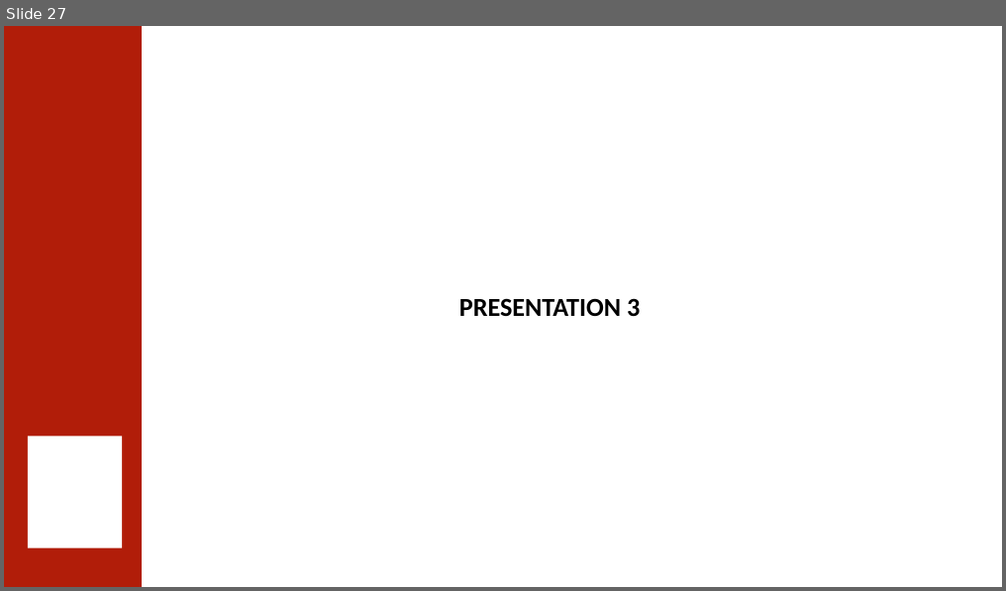
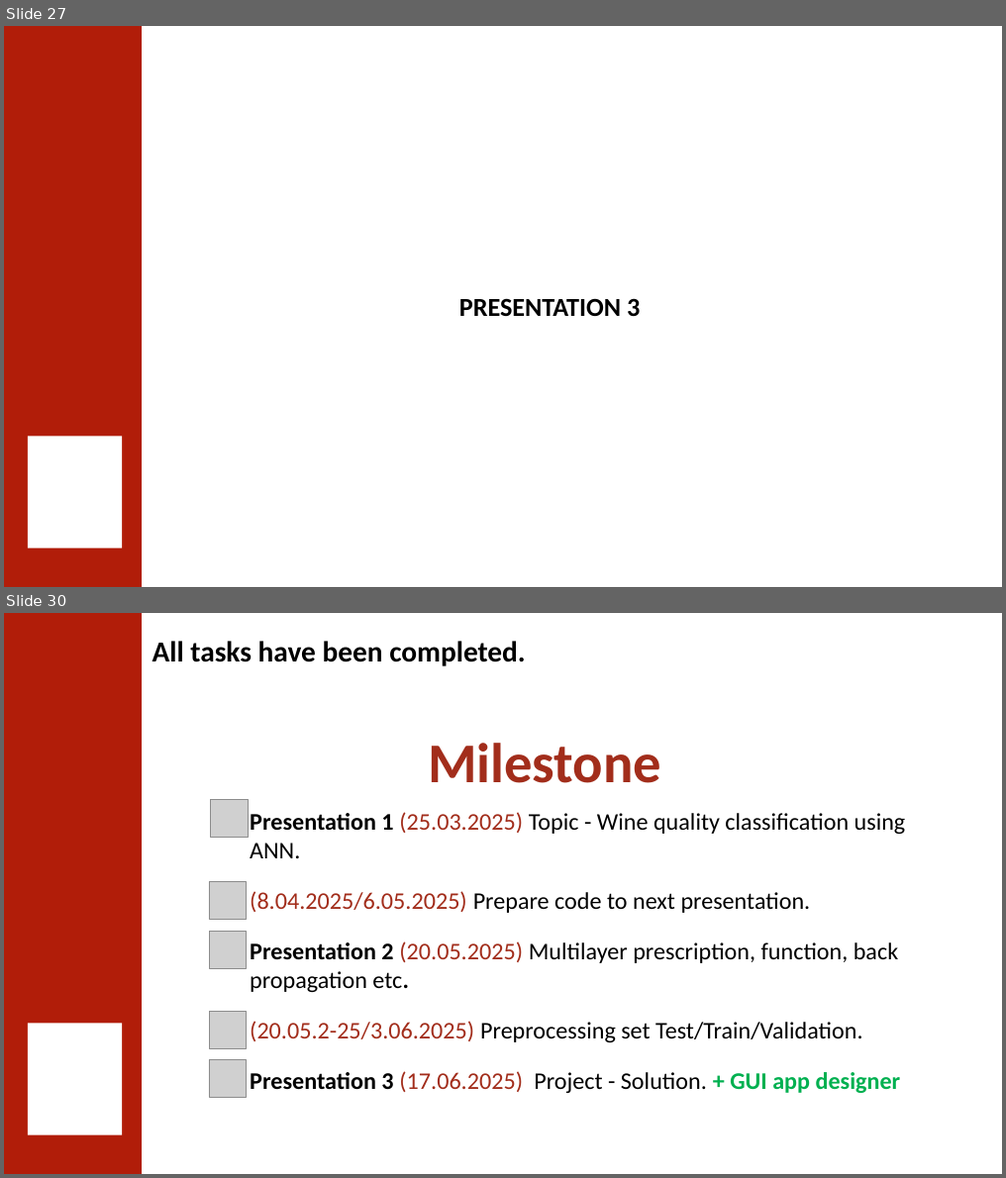
Before and after one commit to 0ZGAnetwork/WineQualityProject, a slide deck: PC-LAP/Wine quality classification using Artificial Neural Network.pptx. Shown one above the other, each under a label of ours: slide 27 before the commit, slides 27 and 30 after it; the slides between them are not shown. The pictures are 1006x591 and 1006x1178 pixels, drawn with LibreOffice and Linux fonts; fonts in the diff are those of the drawing; grey boxes stand for pictures; background and template pictures are left out. Boxes give left, top, right and bottom in pixels: in the first picture for what was removed or moved away, otherwise in the second. Text is boxed around its words. In the diff, an @@ line names an element or a change of style, - is before the commit and + after.

Commit message:
force new project

```diff
--- a/PC-LAP/Wine quality classification using Artificial Neural Network.pptx
+++ b/PC-LAP/Wine quality classification using Artificial Neural Network.pptx
@@ slide 30 added at [4, 613, 1002, 1174], background #FFFFFF; not listed: 2 template elements that a slide beside it also shows @@
@@ text added at [152, 641, 526, 666], 28 pt, text #000000, bold @@
+All tasks have been completed.
@@ text added at [428, 743, 661, 783], 54 pt, text #A22D1B, bold @@
+Milestone
@@ picture added at [211, 799, 249, 837] @@
@@ text added at [250, 812, 906, 1093], 23 pt, text #000000 @@
+• Presentation 1 (25.03.2025) Topic - Wine quality classification using ANN.
+• (8.04.2025/6.05.2025) Prepare code to next presentation.
+• Presentation 2 (20.05.2025) Multilayer prescription, function, back propagation etc.
+• (20.05.2-25/3.06.2025) Preprocessing set Test/Train/Validation.
+• Presentation 3 (17.06.2025) Project - Solution. + GUI app designer
@@ picture added at [209, 881, 247, 919] @@
@@ picture added at [209, 931, 247, 968] @@
@@ picture added at [209, 1011, 247, 1049] @@
@@ picture added at [209, 1059, 247, 1097] @@
```
Also in this commit, not shown: 8 other slides added, 16 other files.
